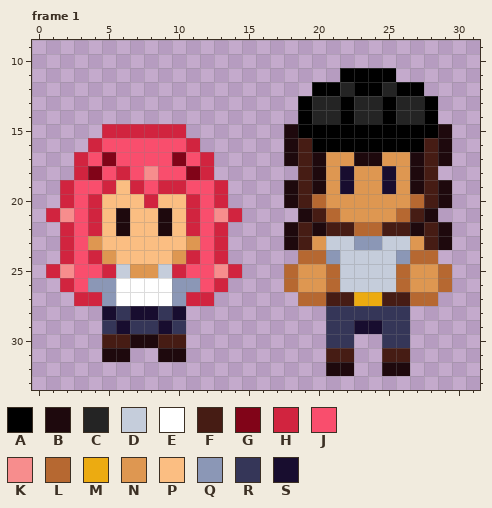
Pixel-art file, stored at Aseprite/Npc's/Alice.aseprite. This is how it looked before the edit.
48x48 pixels, 3 frames. Shown: frame 1: x 0..31, y 9..33. The commit also changed other frames, which this record leaves out.
Visible layers, top first: "hands", "head", "body".
Palette (. is transparent): A #000000  B #1e090d  C #242424  D #c5cddb  E #ffffff  F #461c14  G #810418  H #d1243f  J #f94e6d  K #f78d8d  L #b66831  M #ecab11  N #de9751  P #fbbe82  Q #8b97b6  R #353658  S #180d2f
Pixels before, frame 1, first column x 1:
11 .....................AAAA....
12 ...................AACAACAA..
13 ..................ACCACCACCA.
14 ..................ACCACCACCA.
15 ....HHHHHH.......BAAAAAAAAAAB
16 ...HJJJJJJH......BFAAAAAAAAFB
17 ..HJGJJJJGJH.....BFBNNBBNNBFB
18 ..HGJHJKJJGH......FBNSNNSNBF.
19 .HJJHPHJHHJJH....BFBNSNNSNBFB
20 .HJHPPPHPPHJH....BFLNNNNNNLFB
21 HKJHPBPPBPHJKH....BFLNNNNLFB.
22 .HJHPBPPBPHJH....BFBFFLLFFBFB
23 .HJNPPPPPPNJH....BFNDDQQDDNFB
24 .HJHNPPPPNHJH.....LLQDDDDQLL.
25 HKJJHDNNDHJJKH...LNNLDDDDLNNL
26 .HJQQEEEEQQJH....LNNLDDDDLNNL
27 ..HHQEEEEQHH......LLFFMMFFLL.
28 ....SRSSRS..........RRRRRR...
29 ....RSRRSR..........RRSSRR...
30 ....FFBBFF..........RR..RR...
31 ....BB..BB..........FF..FF...
32 ....................BB..BB...
After the commit:
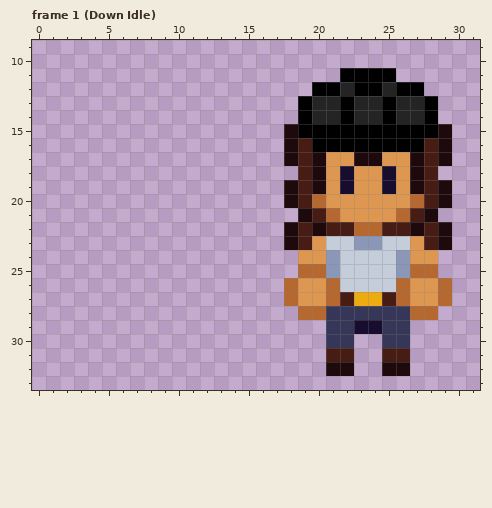
Change:
Changed rows in their new state; - is an unchanged pixel.
Frame 1 (Down Idle), layers "hands", "head", "body":
first column x 1:
15 ----......-------------------
16 ---........------------------
17 --..........-----------------
18 --..........-----------------
19 -............----------------
20 -............----------------
21 ..............---------------
22 -............----------------
23 -............----------------
24 -............-----NN------NN-
25 ..............---.LLQ----QLL.
26 -............----------------
27 --..........-----LNNL----LNNL
28 ----......--------LL------LL-
29 ----......-------------------
30 ----......-------------------
31 ----..--..-------------------
Boxes around the changes in both pictures, in picture pixels (x1, y1, x2, y2):
erased: (46, 124, 242, 362)
changed: (284, 250, 452, 320)
